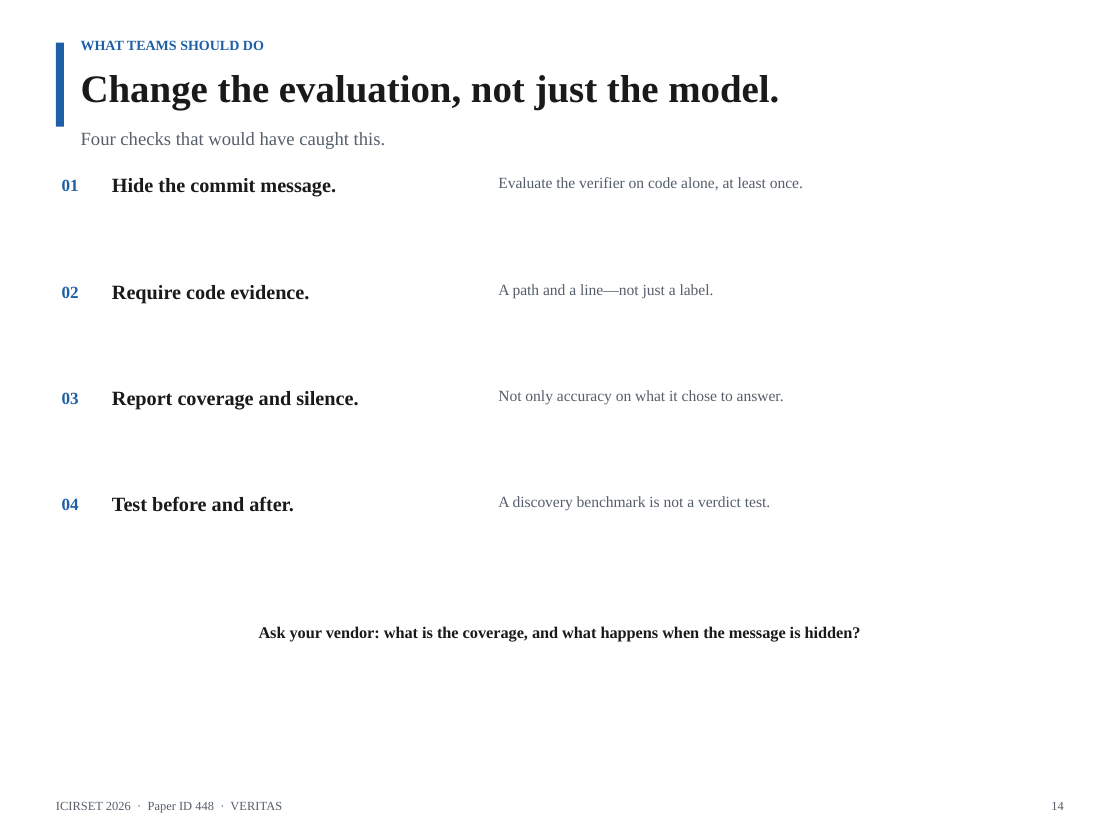
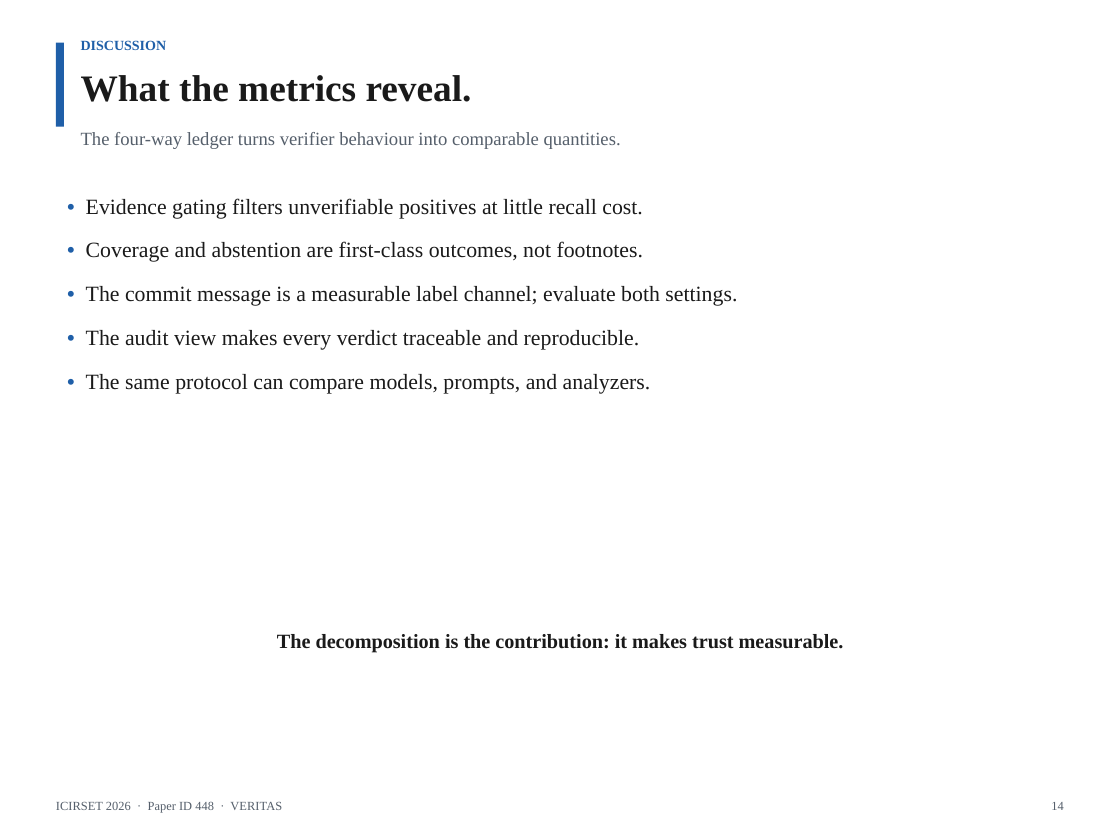
Before and after one commit to AmonWasHere/Proto, a slide deck: slide 14 of paper/ICIRSET-26_VERITAS_Presentation.pptx. Drawn at 1120x840 pixels with LibreOffice and Linux fonts; fonts in the diff are those of the drawing. Boxes give left, top, right and bottom in pixels: in the first picture for what was removed or moved away, otherwise in the second. Text is boxed around its words. In the diff, an @@ line names an element or a change of style, - is before the commit and + after.

Commit message:
Revise ICIRSET deck: metric definitions, technical focus, no critique slides

```diff
--- a/paper/ICIRSET-26_VERITAS_Presentation.pptx
+++ b/paper/ICIRSET-26_VERITAS_Presentation.pptx
@@ text at (x1=81, y1=40, x2=167, y2=50): text changed @@
-WHAT TEAMS SHOULD DO
+DISCUSSION
@@ text at (x1=81, y1=75, x2=472, y2=102): text changed; size 25 to 24 pt @@
-Change the evaluation, not just the model.
+What the metrics reveal.
@@ text at (x1=81, y1=132, x2=621, y2=149): text changed @@
-Four checks that would have caught this.
+The four-way ledger turns verifier behaviour into comparable quantities.
@@ text removed at (x1=62, y1=179, x2=79, y2=191) @@
-01
@@ text removed at (x1=498, y1=177, x2=803, y2=190) @@
-Evaluate the verifier on code alone, at least once.
@@ text added at (x1=86, y1=198, x2=737, y2=394), 14 pt, text #1A1A1A @@
+• Evidence gating filters unverifiable positives at little recall cost.
+• Coverage and abstention are first-class outcomes, not footnotes.
+• The commit message is a measurable label channel; evaluate both settings.
+• The audit view makes every verdict traceable and reproducible.
+• The same protocol can compare models, prompts, and analyzers.
@@ text removed at (x1=62, y1=286, x2=79, y2=298) @@
-02
@@ text removed at (x1=112, y1=285, x2=309, y2=303) @@
-Require code evidence.
@@ text removed at (x1=498, y1=284, x2=714, y2=298) @@
-A path and a line—not just a label.
@@ text removed at (x1=62, y1=392, x2=79, y2=404) @@
-03
@@ text removed at (x1=112, y1=391, x2=358, y2=410) @@
-Report coverage and silence.
@@ text removed at (x1=498, y1=390, x2=784, y2=405) @@
-Not only accuracy on what it chose to answer.
@@ text removed at (x1=62, y1=498, x2=79, y2=510) @@
-04
@@ text removed at (x1=112, y1=496, x2=294, y2=512) @@
-Test before and after.
@@ text removed at (x1=498, y1=496, x2=770, y2=511) @@
-A discovery benchmark is not a verdict test.
@@ text removed at (x1=259, y1=626, x2=861, y2=642) @@
-Ask your vendor: what is the coverage, and what happens when the message is hidden?
@@ text at (x1=277, y1=634, x2=844, y2=653): text changed @@
-Hide the commit message.
+The decomposition is the contribution: it makes trust measurable.
```
Also in this commit, not shown: 5 other slides changed, 8 slides added, 9 slides removed, 1 other file.
